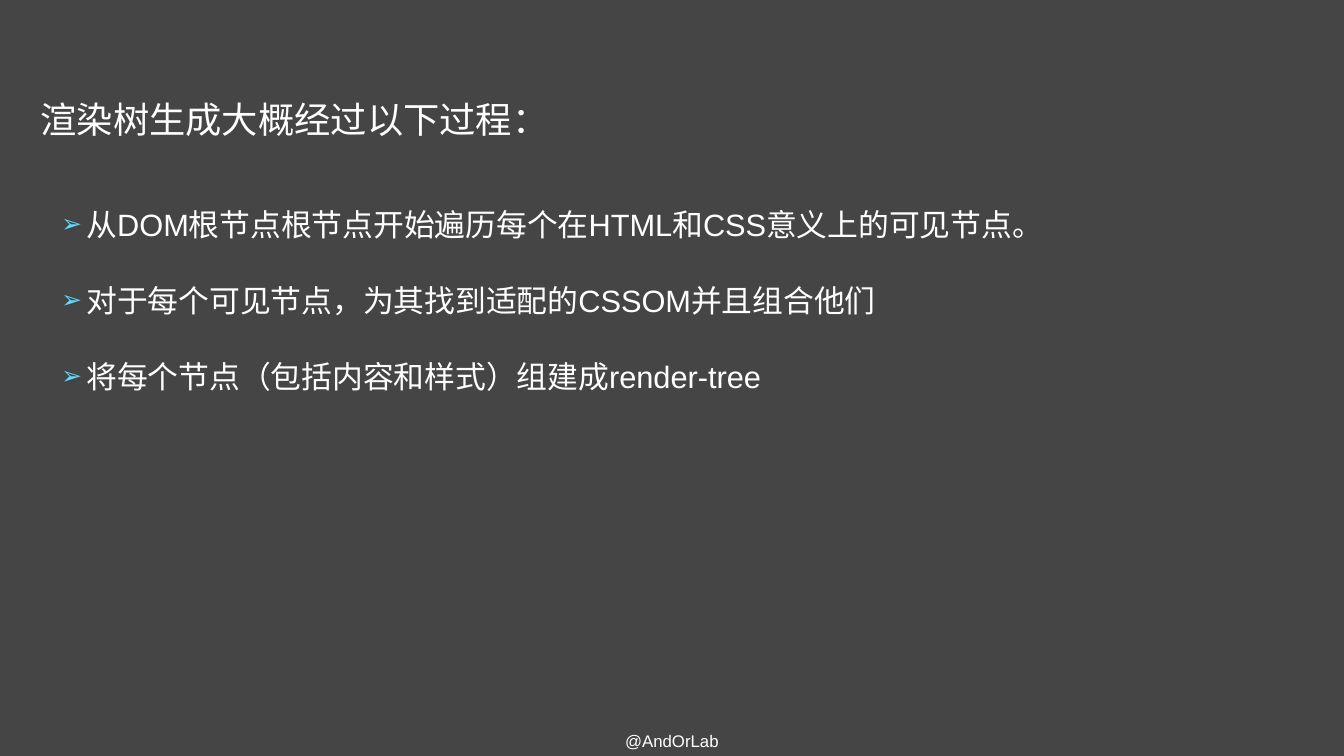
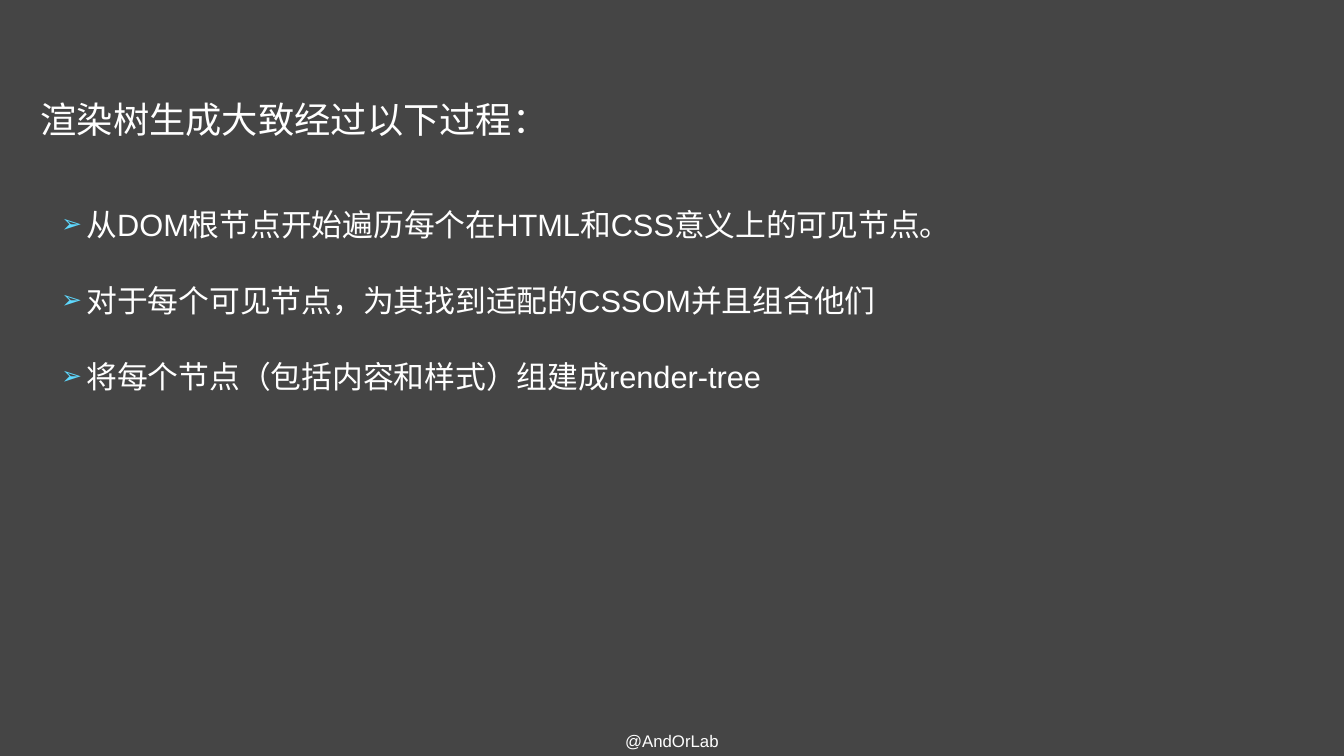
Before and after one commit to AndorLab/TodoList, a slide deck: slide 10 of contents/2018-10-31-王志强/性能优化之页面渲染.pptx. Drawn at 1344x756 pixels with LibreOffice and Linux fonts; fonts in the diff are those of the drawing. Boxes give left, top, right and bottom in pixels: in the first picture for what was removed or moved away, otherwise in the second. Text is boxed around its words. In the diff, an @@ line names an element or a change of style, - is before the commit and + after.

```diff
--- a/contents/2018-10-31-王志强/性能优化之页面渲染.pptx
+++ b/contents/2018-10-31-王志强/性能优化之页面渲染.pptx
@@ text at <box>41,102,549,136</box>: text changed @@
-渲染树生成大概经过以下过程：
+渲染树生成大致经过以下过程：
@@ text at <box>86,210,950,239</box>: text changed @@
-➢ 从DOM根节点根节点开始遍历每个在HTML和CSS意义上的可见节点。
+➢ 从DOM根节点开始遍历每个在HTML和CSS意义上的可见节点。
```
Also in this commit, not shown: 6 other slides changed.
